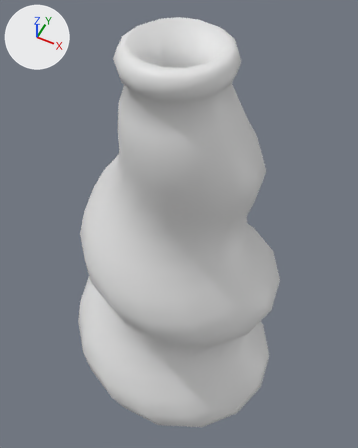
The FBX model Assets/Models/vase2.fbx, before and after one commit.
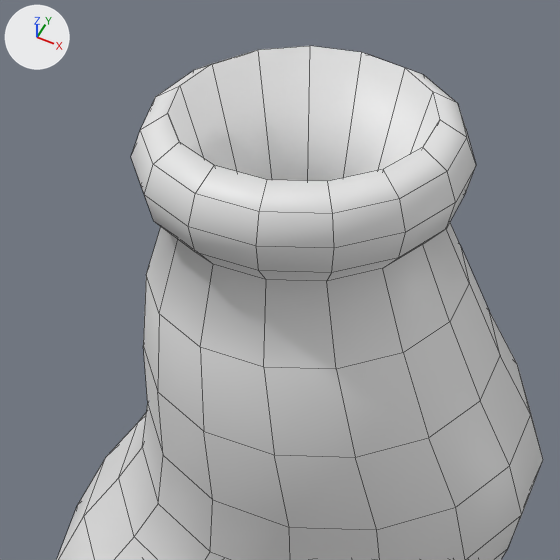
There are two pictures of each version: one whole from a 50 mm camera at (1.25, -2.51, 5.54) aimed at (-0.08, 0.16, 2.21), one close up on the part from 18% to 76% of the width and 0% to 47% of the height. The lights are fixed; the arrows at upper left show +X, +Y and +Z. The close-ups show mesh edges as thin lines.
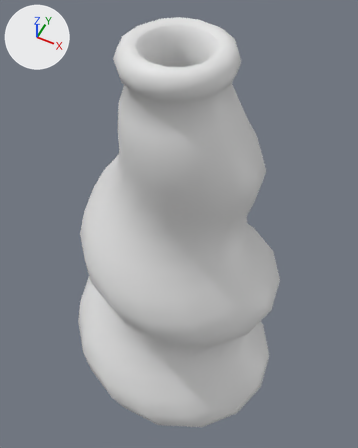
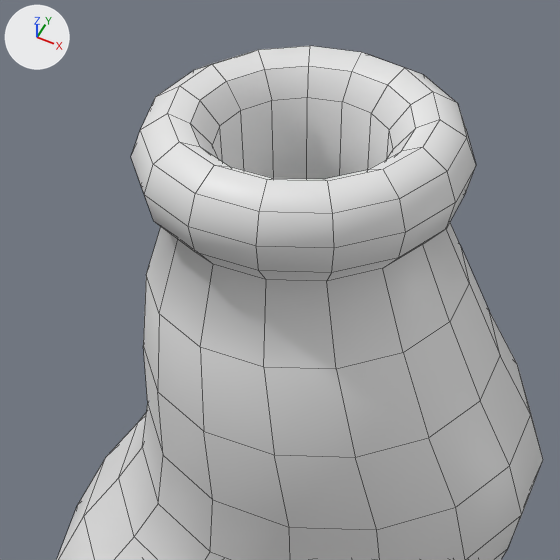
The newer file is also turned or shifted as a whole; pictures and numbers use the older file's frame.

Location of each change, [x1, y1, x2, y2] in pixels of the close-ups (560 x 560 px):
'Circle.038', added: after [190, 66, 416, 179]
part 1 of me_circle_010, cut back: [168, 46, 440, 181] in both

The change, as a list of edits to the scene's bpy script:
```text
Change me_circle_010:
    used by ob_circle_025; location = (0.0, 0.0, 0.0)
    remove me_circle_010.from_pydata(...)  # 480 vertices, 467 faces; spans x -1.03..1.04, y -1.05..1.0, z 0.0..4.06
    add me_circle_010.from_pydata(...)  # 465 vertices, 450 faces; spans x -1.03..1.04, y -1.05..1.0, z 0.0..4.06
    me_circle_010 part 1
    30 vertices are removed from x -0.29..0.3, y -0.34..0.25, z 3.15..3.71
    31 faces are deleted
    15 vertices are added at x -0.25..0.25, y -0.27..0.22, z 4.04
    15 new faces join them
Add me_circle_027:
    me_circle_027.from_pydata(...)  # 75 vertices, 47 faces; spans x -0.74..0.74, y -0.73..0.75, z 0.0..4.04
    me_circle_027.materials.append(mat_material_005)  # white #e7e7e7
Add ob_circle_038:
    ob_circle_038 = bpy.data.objects.new('Circle.038', me_circle_027)
    ob_circle_038.location = (0.0, 0.0, 0.0)
```
